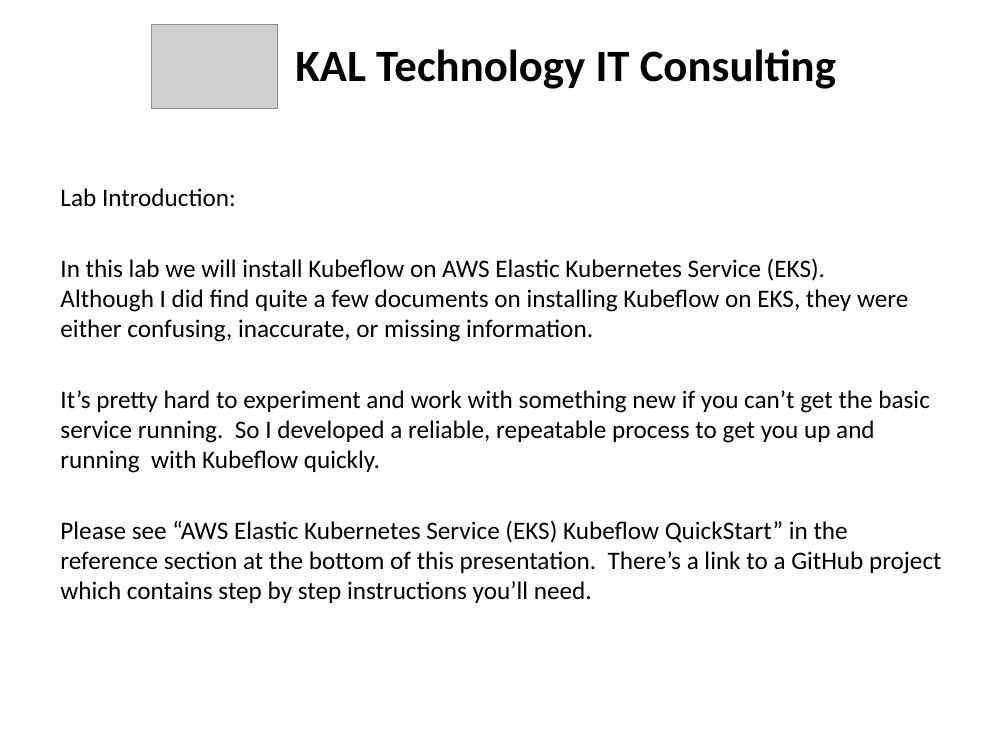
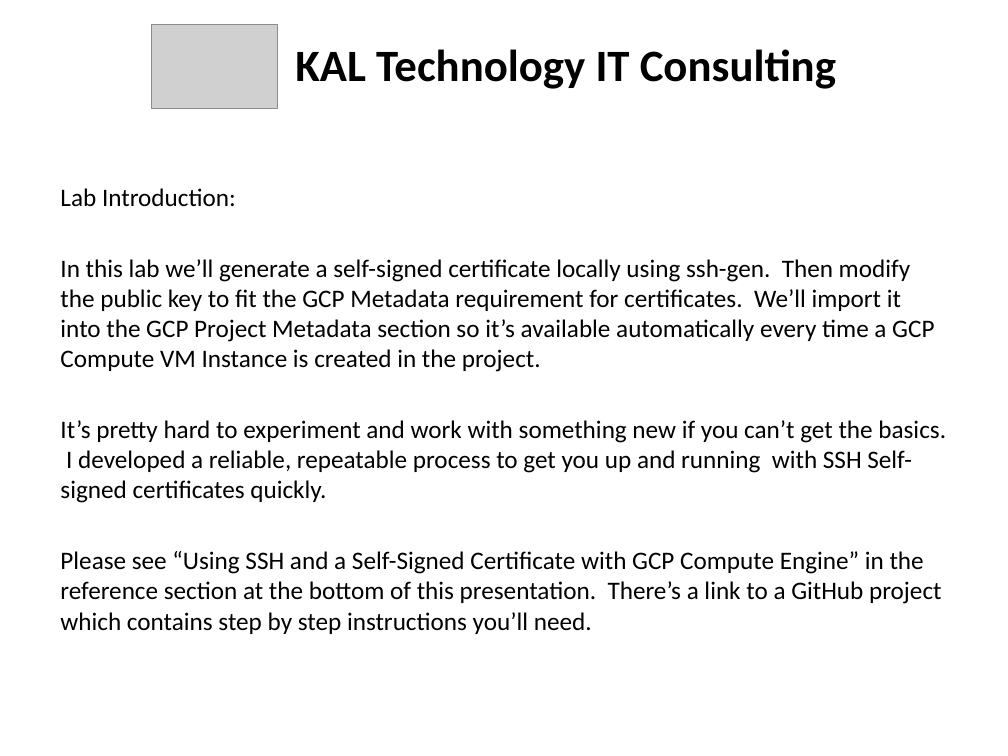
Before and after one commit to kskalvar/gcp-compute-ssh-self-signed-certificate, a slide deck: slide 3 of GCP Compute ssh Self-Signed-Certificate.pptx. Drawn at 1008x756 pixels with LibreOffice and Linux fonts; fonts in the diff are those of the drawing; grey boxes stand for pictures. Boxes give left, top, right and bottom in pixels: in the first picture for what was removed or moved away, otherwise in the second. Text is boxed around its words. In the diff, an @@ line names an element or a change of style, - is before the commit and + after.

```diff
--- a/GCP Compute ssh Self-Signed-Certificate.pptx
+++ b/GCP Compute ssh Self-Signed-Certificate.pptx
@@ text at bbox=[60, 259, 946, 634]: text changed @@
-In this lab we will install Kubeflow on AWS Elastic Kubernetes Service (EKS).
-Although I did find quite a few documents on installing Kubeflow on EKS, they were either confusing, inaccurate, or missing information.
-It’s pretty hard to experiment and work with something new if you can’t get the basic service running. So I developed a reliable, repeatable process to get you up and running with Kubeflow quickly.
-Please see “AWS Elastic Kubernetes Service (EKS) Kubeflow QuickStart” in the reference section at the bottom of this presentation. There’s a link to a GitHub project which contains step by step instructions you’ll need.
+In this lab we’ll generate a self-signed certificate locally using ssh-gen. Then modify the public key to fit the GCP Metadata requirement for certificates. We’ll import it into the GCP Project Metadata section so it’s available automatically every time a GCP Compute VM Instance is created in the project.
+It’s pretty hard to experiment and work with something new if you can’t get the basics. I developed a reliable, repeatable process to get you up and running with SSH Self-signed certificates quickly.
+Please see “Using SSH and a Self-Signed Certificate with GCP Compute Engine” in the reference section at the bottom of this presentation. There’s a link to a GitHub project which contains step by step instructions you’ll need.
```
Also in this commit, not shown: 4 other slides changed, 1 other file.
